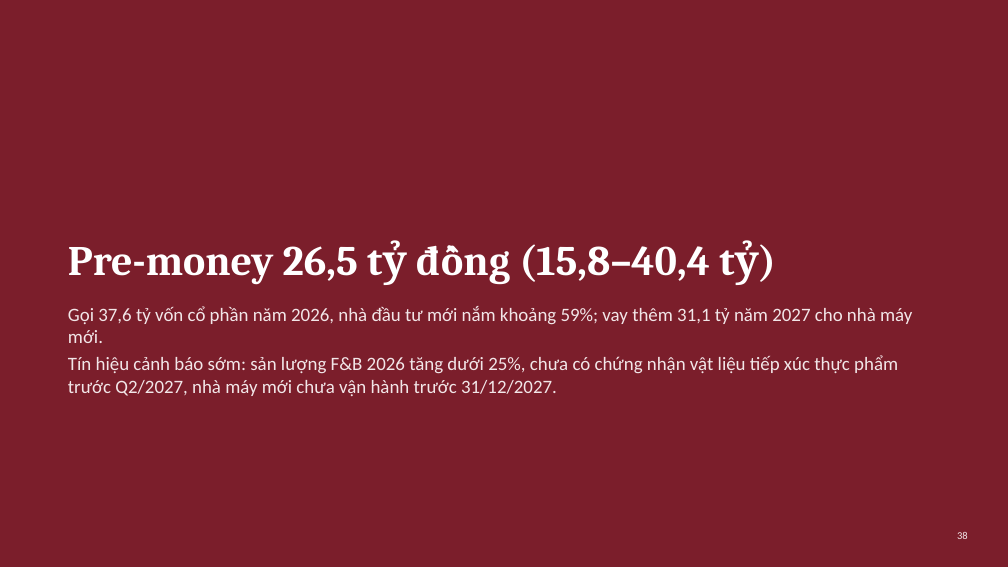
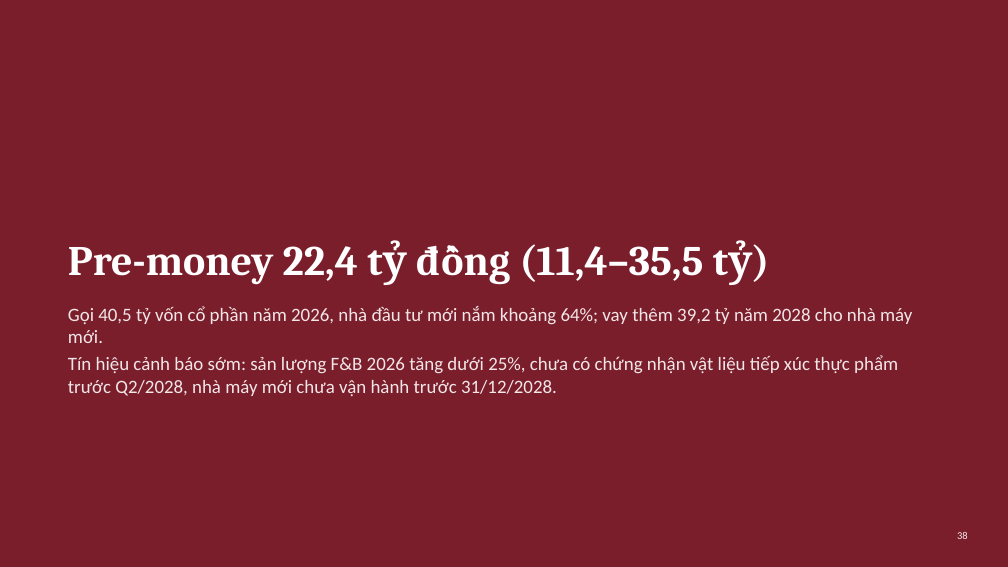
Before and after one commit to loc1706/CLAIDE-CFA, a slide deck: slide 38 of AgriPack_Slides_tom_tat.pptx. Drawn at 1008x567 pixels with LibreOffice and Linux fonts; fonts in the diff are those of the drawing. Boxes give left, top, right and bottom in pixels: in the first picture for what was removed or moved away, otherwise in the second. Text is boxed around its words. In the diff, an @@ line names an element or a change of style, - is before the commit and + after.

```diff
--- a/AgriPack_Slides_tom_tat.pptx
+++ b/AgriPack_Slides_tom_tat.pptx
@@ title at <box>68,244,703,285</box>: text changed @@
-Pre-money 26,5 tỷ đồng (15,8–40,4 tỷ)
+Pre-money 22,4 tỷ đồng (11,4–35,5 tỷ)
@@ text at <box>68,306,912,396</box>: text changed @@
-Gọi 37,6 tỷ vốn cổ phần năm 2026, nhà đầu tư mới nắm khoảng 59%; vay thêm 31,1 tỷ năm 2027 cho nhà máy mới.
-Tín hiệu cảnh báo sớm: sản lượng F&B 2026 tăng dưới 25%, chưa có chứng nhận vật liệu tiếp xúc thực phẩm trước Q2/2027, nhà máy mới chưa vận hành trước 31/12/2027.
+Gọi 40,5 tỷ vốn cổ phần năm 2026, nhà đầu tư mới nắm khoảng 64%; vay thêm 39,2 tỷ năm 2028 cho nhà máy mới.
+Tín hiệu cảnh báo sớm: sản lượng F&B 2026 tăng dưới 25%, chưa có chứng nhận vật liệu tiếp xúc thực phẩm trước Q2/2028, nhà máy mới chưa vận hành trước 31/12/2028.
```
Also in this commit, not shown: 21 other slides changed, 1 other file.
